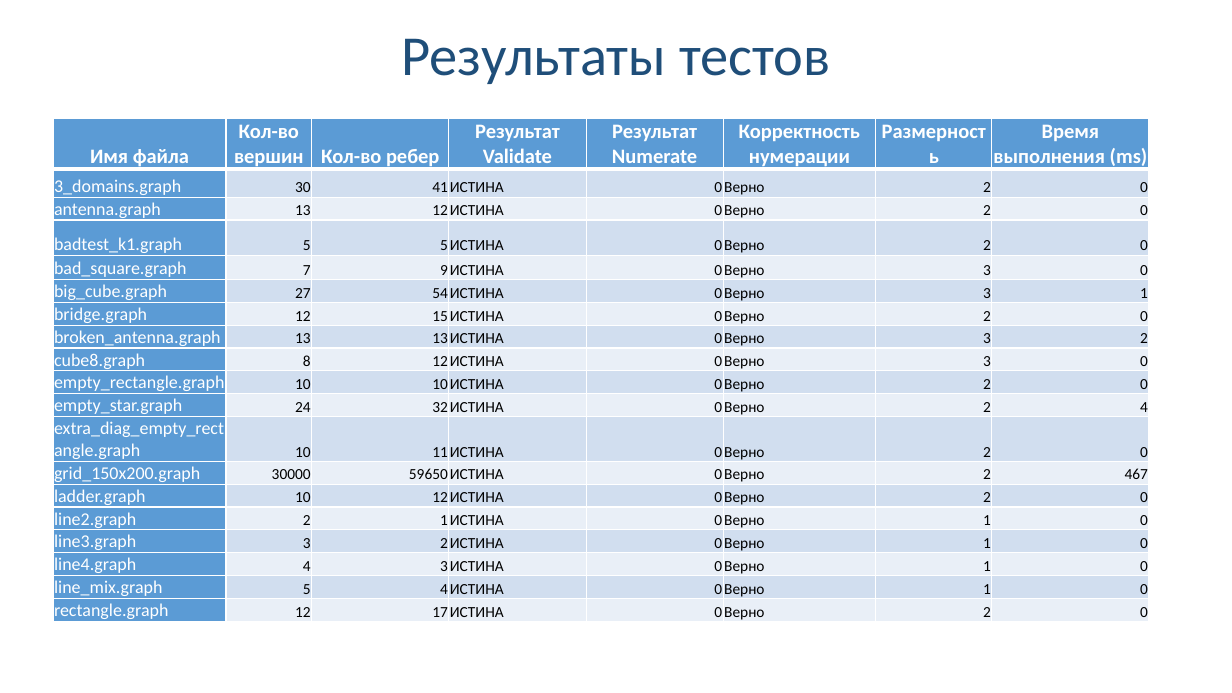
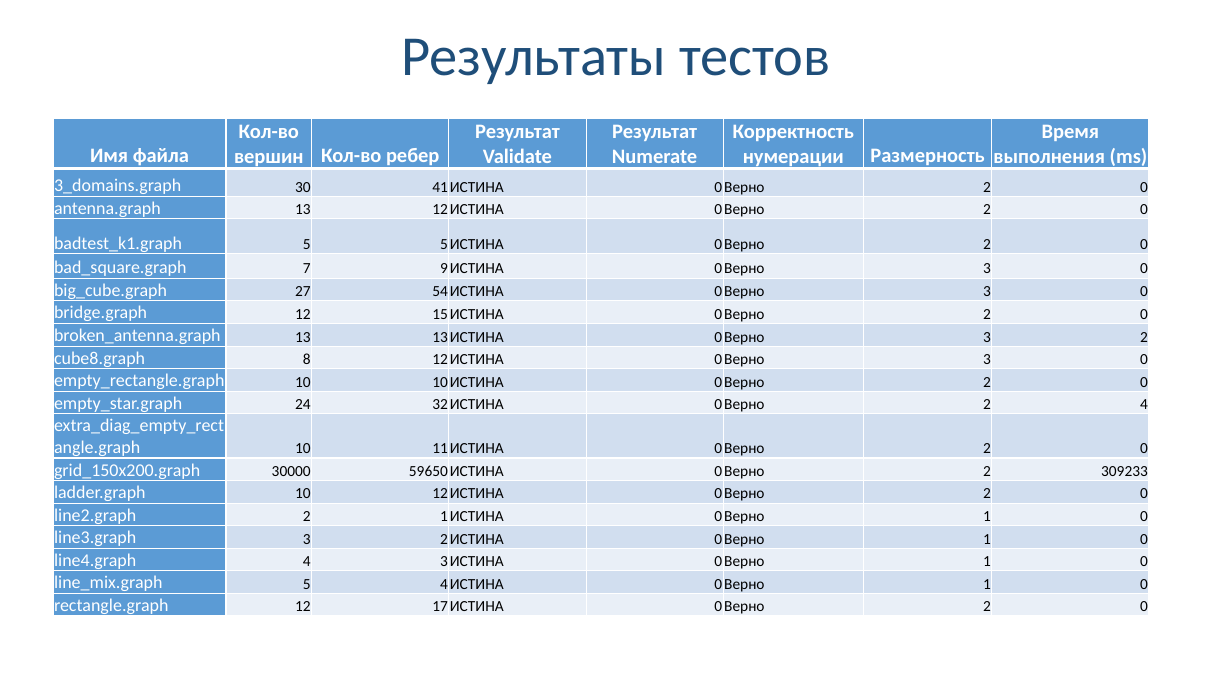
Before and after one commit to Linserous/NumericalGridGeneration, a slide deck: slide 37 of docs/Презентация v0.8.1.pptx. Drawn at 1232x693 pixels with LibreOffice and Linux fonts; fonts in the diff are those of the drawing. Boxes give left, top, right and bottom in pixels: in the first picture for what was removed or moved away, otherwise in the second. Text is boxed around its words. In the diff, an @@ line names an element or a change of style, - is before the commit and + after.

```diff
--- a/docs/Презентация v0.8.1.pptx
+++ b/docs/Презентация v0.8.1.pptx
@@ table at (x1=53, y1=118, x2=1150, y2=620) @@
-row 6, column 8: 1
+row 6, column 8: 0
-row 13, column 8: 467
+row 13, column 8: 309233
```
Also in this commit, not shown: 1 other slide changed, 1 other file.
